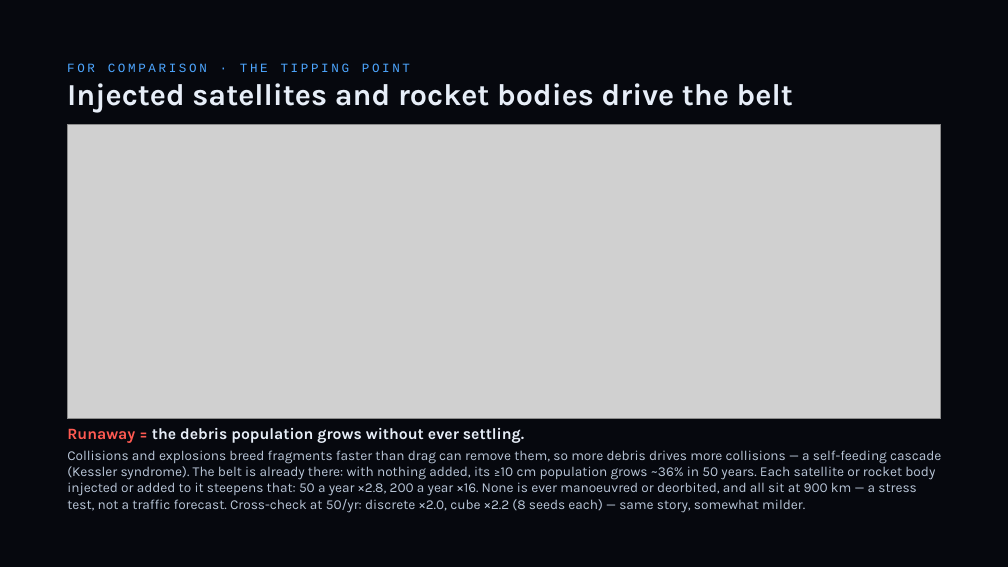
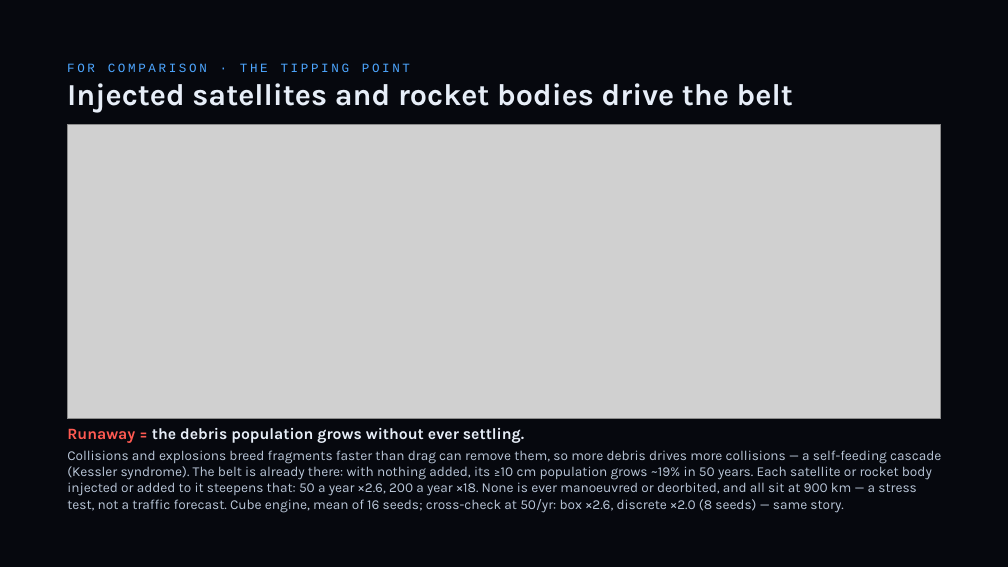
Before and after one commit to TimKadyrov/DebrisCascade, a slide deck: slide 15 of Barrel of Nails — Kessler Study.pptx. Drawn at 1008x567 pixels with LibreOffice and Linux fonts; fonts in the diff are those of the drawing; grey boxes stand for pictures. Boxes give left, top, right and bottom in pixels: in the first picture for what was removed or moved away, otherwise in the second. Text is boxed around its words. In the diff, an @@ line names an element or a change of style, - is before the commit and + after.

Commit message:
Deck on the cube engine; 2006 NASA benchmark panel
- Scenario numbers from 16-seed cube ensembles: nothing added x1.19,
  50/yr x2.6, 200/yr x18, 500/yr x59 (working satellites x4.6), operators
  quit ~yr 27 then x2.8, removal ~10/yr (~2 without explosions, ~60 with
  50/yr). Barrel-sized effects stay on the box model: ceiling +25%,
  90-230 barrels double the 1-10 cm field, ASAT ~22 barrels.
- Charts: seed-range bands/whiskers with the box model dashed; engine
  roles on the tool and engines slides.
- Limits slide: benchmark panel (LEGEND vs box vs cube, no old box) with
  the 2006 rerun at 16 seeds: cube 11.5 (5-17) vs LEGEND 10.8.
- SUMMARY and README rewritten for the cube headline and the benchmark.

```diff
--- a/Barrel of Nails — Kessler Study.pptx
+++ b/Barrel of Nails — Kessler Study.pptx
@@ text at [67,450,941,513]: text changed @@
-Collisions and explosions breed fragments faster than drag can remove them, so more debris drives more collisions — a self-feeding cascade (Kessler syndrome). The belt is already there: with nothing added, its ≥10 cm population grows ~36% in 50 years. Each satellite or rocket body injected or added to it steepens that: 50 a year ×2.8, 200 a year ×16. None is ever manoeuvred or deorbited, and all sit at 900 km — a stress test, not a traffic forecast. Cross-check at 50/yr: discrete ×2.0, cube ×2.2 (8 seeds each) — same story, somewhat milder.
+Collisions and explosions breed fragments faster than drag can remove them, so more debris drives more collisions — a self-feeding cascade (Kessler syndrome). The belt is already there: with nothing added, its ≥10 cm population grows ~19% in 50 years. Each satellite or rocket body injected or added to it steepens that: 50 a year ×2.6, 200 a year ×18. None is ever manoeuvred or deorbited, and all sit at 900 km — a stress test, not a traffic forecast. Cube engine, mean of 16 seeds; cross-check at 50/yr: box ×2.6, discrete ×2.0 (8 seeds) — same story.
```
Also in this commit, not shown: 14 other slides changed, 15 other files.
